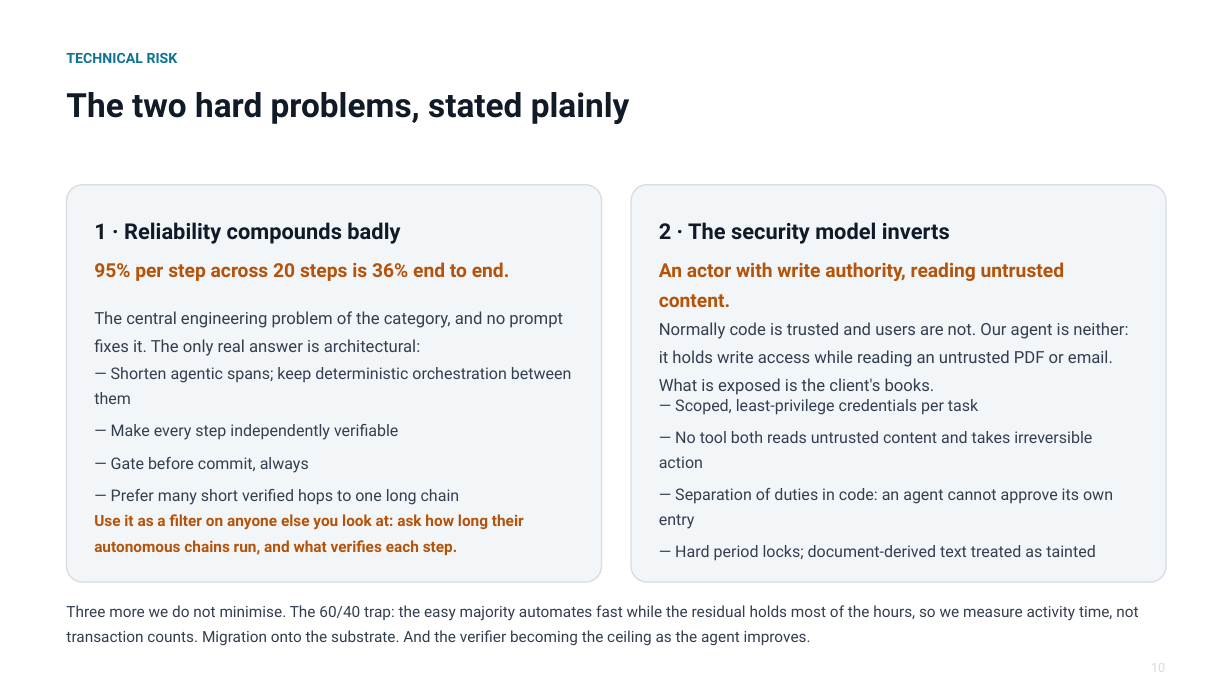
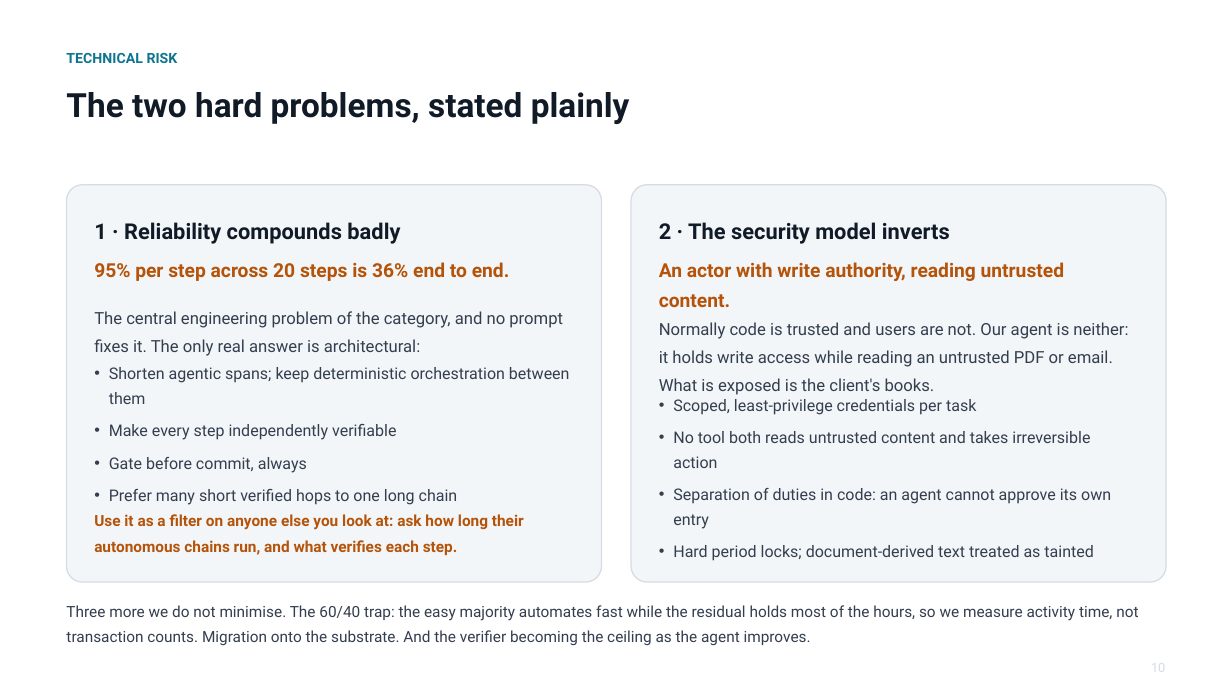
Before and after one commit to cllu/aimi-accounting-software-proposal, a slide deck: slide 11 of agent-native-accounting-deck.pptx. Drawn at 1232x693 pixels with LibreOffice and Linux fonts; fonts in the diff are those of the drawing. Boxes give left, top, right and bottom in pixels: in the first picture for what was removed or moved away, otherwise in the second. Text is boxed around its words. In the diff, an @@ line names an element or a change of style, - is before the commit and + after.

```diff
--- a/agent-native-accounting-deck.pptx
+++ b/agent-native-accounting-deck.pptx
@@ text at <box>109,367,570,505</box>: text changed @@
-— Shorten agentic spans; keep deterministic orchestration between them
-— Make every step independently verifiable
-— Gate before commit, always
-— Prefer many short verified hops to one long chain
+• Shorten agentic spans; keep deterministic orchestration between them
+• Make every step independently verifiable
+• Gate before commit, always
+• Prefer many short verified hops to one long chain
@@ text at <box>673,399,1111,561</box>: text changed @@
-— Scoped, least-privilege credentials per task
-— No tool both reads untrusted content and takes irreversible action
-— Separation of duties in code: an agent cannot approve its own entry
-— Hard period locks; document-derived text treated as tainted
+• Scoped, least-privilege credentials per task
+• No tool both reads untrusted content and takes irreversible action
+• Separation of duties in code: an agent cannot approve its own entry
+• Hard period locks; document-derived text treated as tainted
```
Also in this commit, not shown: 7 other slides changed, 1 other file.
